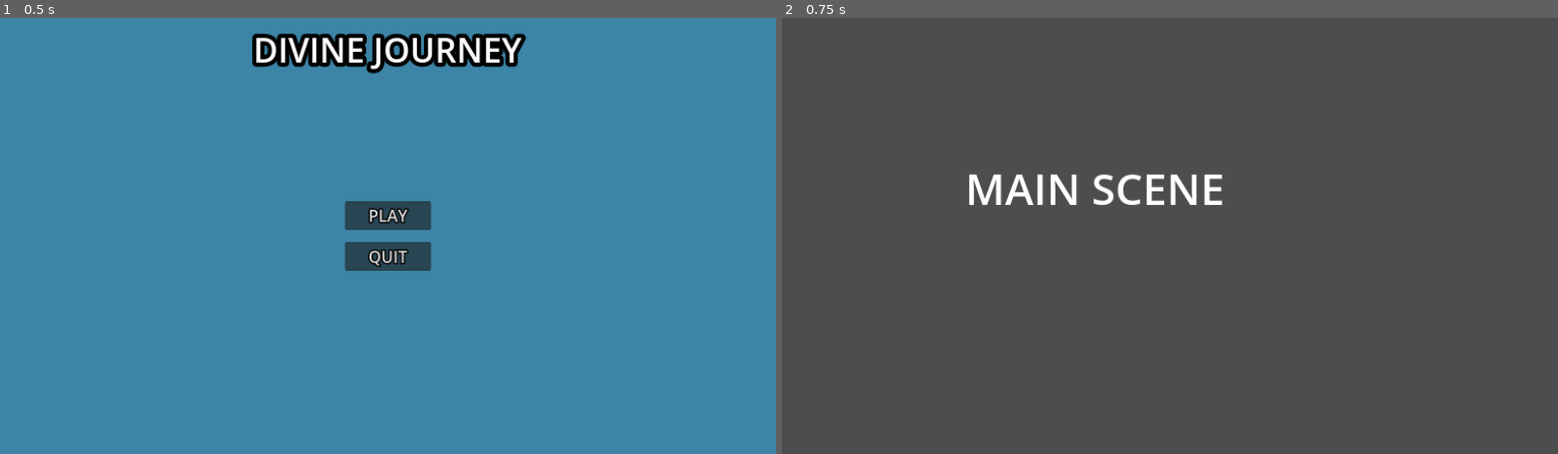
Above: before the commit, frames 1-2 (left to right).
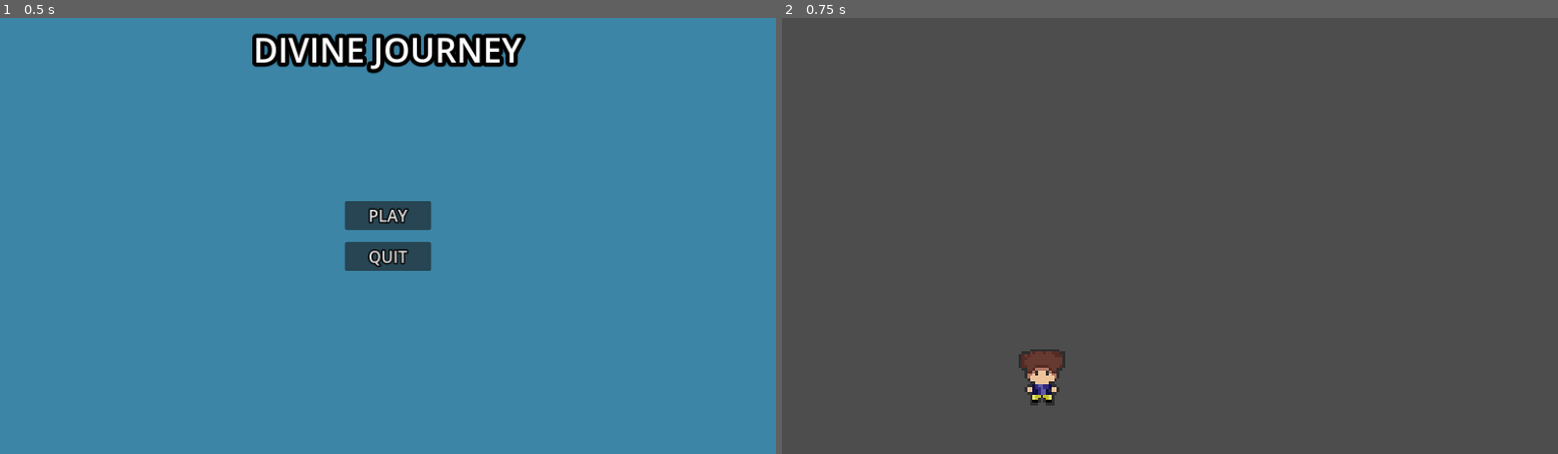
Above: after the commit, the same moments.

Repository: JoanMaceo02/Divine-Journey
Game: Godot game, scene res://Scenes/main_menu.tscn
Two runs of this game, one before a commit and one after it. Both use one fixed random seed, a clock stepped at 60 frames per second and the inputs below.
Inputs:
- Up to frame 1 (0.5 s): no input
- Up to frame 2 (0.75 s): click "PLAY" at 0.5 s

Frame 1 is identical in both runs. In frame 2, 1.6% of the frame differs, in the area x 24-57%, y 35-89%.

Commit message:
Commit de los assets temporales del jugador

Diff:
--- a/Scenes/mainScene.tscn
+++ b/Scenes/mainScene.tscn
@@ -1,11 +1,7 @@
-[gd_scene format=3 uid="uid://cgqgg6t4ox8pe"]
+[gd_scene load_steps=2 format=3 uid="uid://cgqgg6t4ox8pe"]
 
-[node name="Node2D" type="Node2D"]
+[ext_resource type="PackedScene" uid="uid://be2yfq5ii3qsm" path="res://Scenes/player.tscn" id="1_dnvml"]
 
-[node name="Label" type="Label" parent="."]
-offset_left = 272.0
-offset_top = 208.0
-offset_right = 1152.0
-offset_bottom = 299.0
-theme_override_font_sizes/font_size = 64
-text = "MAIN SCENE"
+[node name="World" type="Node2D"]
+
+[node name="Player" parent="." instance=ExtResource("1_dnvml")]
--- /dev/null
+++ b/Scenes/player.tscn
@@ -0,0 +1,11 @@
+[gd_scene load_steps=2 format=3 uid="uid://be2yfq5ii3qsm"]
+
+[ext_resource type="Texture2D" uid="uid://c220mq3lup200" path="res://Assets/Player/Player Front Idle/Player Front Idle.png" id="1_5h5u5"]
+
+[node name="Player" type="Node2D"]
+
+[node name="Sprite2D" type="Sprite2D" parent="."]
+texture_filter = 1
+position = Vector2(392, 552)
+texture = ExtResource("1_5h5u5")
+hframes = 4
--- a/project.godot
+++ b/project.godot
@@ -24,3 +24,6 @@
 [rendering]
 
 renderer/rendering_method="mobile"
+textures/stretch/mode="disabled"
+textures/size/window_height_override=0
+textures/size/window_width_override=0
Binary file added: Assets/Player/Player Back Idle/Player Back Idle.png
Not shown, added: Assets/Player/Player Back Idle/Player Back Idle.png.import
Binary file added: Assets/Player/Player Back Punch/Player Back Punch.ase
Binary file added: Assets/Player/Player Back Punch/Player Back Punch.png
Not shown, added: Assets/Player/Player Back Punch/Player Back Punch.png.import
Binary file added: Assets/Player/Player Back Walk/Player Back Walk.ase
Binary file added: Assets/Player/Player Back Walk/Player Back Walk.png
Not shown, added: Assets/Player/Player Back Walk/Player Back Walk.png.import
Binary file added: Assets/Player/Player Front Idle/Player Front Idle.png
Not shown, added: Assets/Player/Player Front Idle/Player Front Idle.png.import
Binary file added: Assets/Player/Player Front Punch/Player Front Punch.ase
Binary file added: Assets/Player/Player Front Punch/Player Front Punch.png
(and 20 more such lines)
